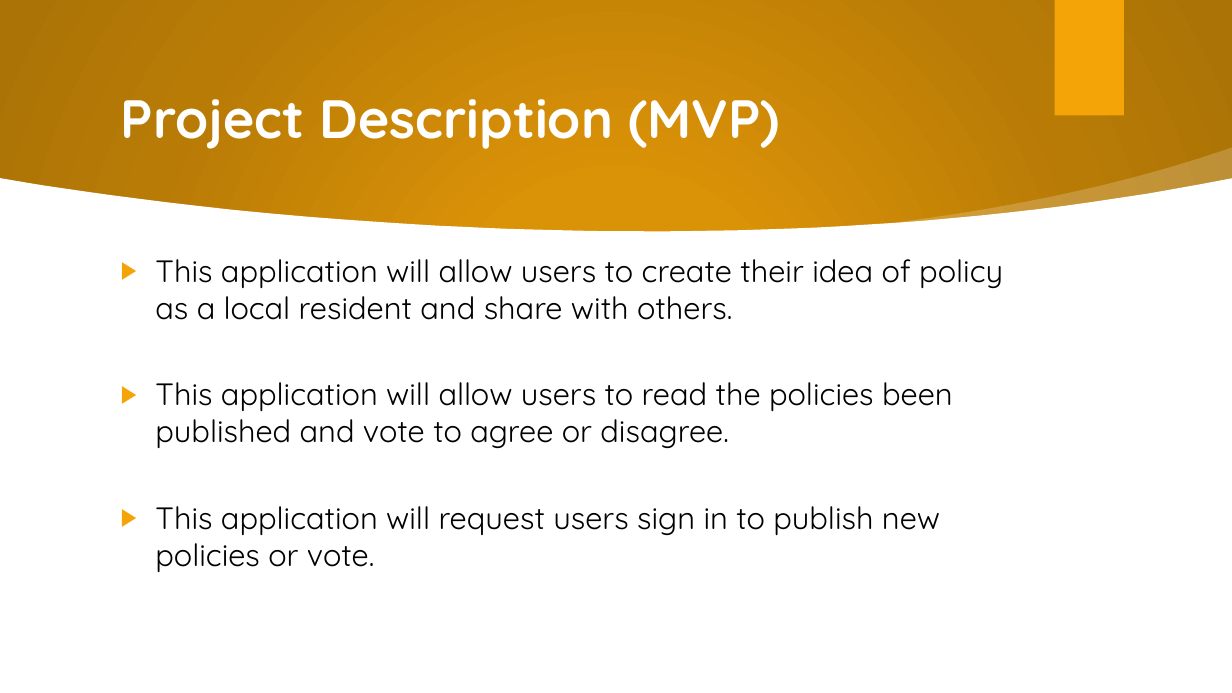
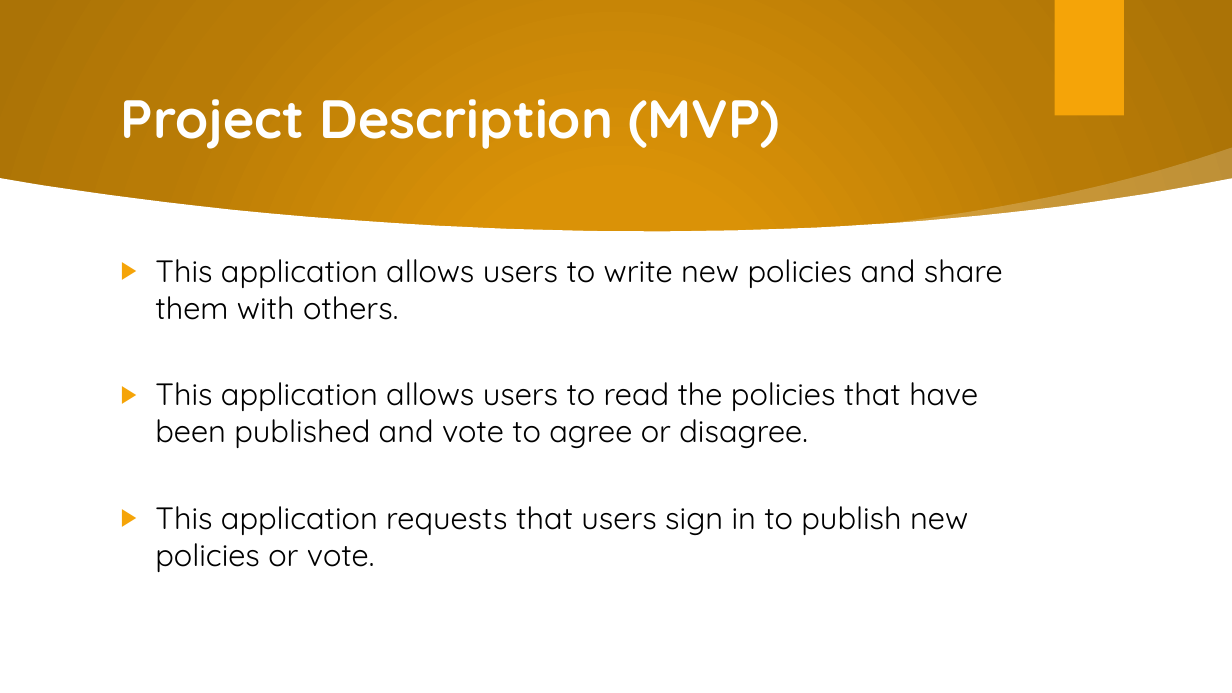
Before and after one commit to BarbaraHernandez/localvote, a slide deck: slide 4 of local-vote-ppt.pptx. Drawn at 1232x693 pixels with LibreOffice and Linux fonts; fonts in the diff are those of the drawing; background and template pictures are left out. Boxes give left, top, right and bottom in pixels: in the first picture for what was removed or moved away, otherwise in the second. Text is boxed around its words. In the diff, an @@ line names an element or a change of style, - is before the commit and + after.

```diff
--- a/local-vote-ppt.pptx
+++ b/local-vote-ppt.pptx
@@ text at (155,259,1003,572): text changed @@
-▶ This application will allow users to create their idea of policy as a local resident and share with others.
-▶ This application will allow users to read the policies been published and vote to agree or disagree.
-▶ This application will request users sign in to publish new policies or vote.
+▶ This application allows users to write new policies and share them with others.
+▶ This application allows users to read the policies that have been published and vote to agree or disagree.
+▶ This application requests that users sign in to publish new policies or vote.
```
Also in this commit, not shown: 2 other slides changed, 2 other files.
